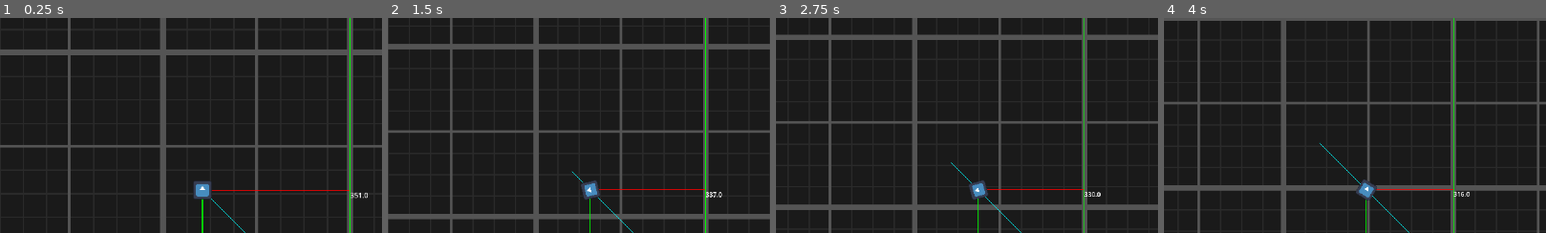
Above: before the commit, frames 1-4 (left to right).
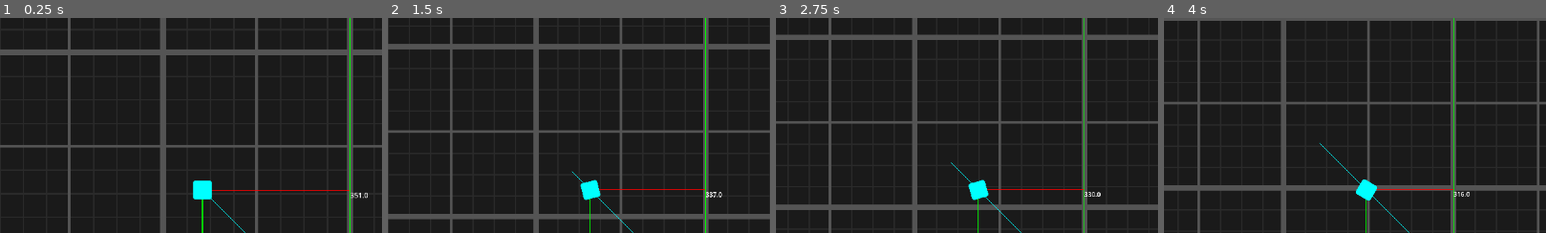
Above: after the commit, the same moments.

Repository: boiiiiiiiii12355/graph-combat
Game: Godot game, scene res://Scenes/game.tscn
The game is run twice, just before and just after one commit, with the same random seed, the same clock (stepped at 60 frames per second) and the same inputs. The engine's default icon, where the game draws it, is replaced by a stand-in: a white triangle on a blue panel in a dark square.
Inputs (mouse positions are % of the whole screen's width and height, from its top left):
- Up to frame 1 (0.25 s): no input
- Up to frame 2 (1.5 s): click "move along graph (debug)" at 0.5 s; click "move along graph (debug)" at 1.25 s
- Up to frame 3 (2.75 s): click "move along graph (debug)" at 2 s
- Up to frame 4 (4 s): tap Enter at 2.75 s; move the mouse to (72, 45) at 2.77 s; tap Mouse wheel down (zoom in) at 2.85 s; tap Space at 3.5 s; move the mouse to (30, 55) at 3.52 s; tap Mouse wheel up (zoom out) at 3.6 s
The pictures show only the part of the screen within x 24-74%, y 10-60%; the shares and areas given below are measured in that part.

The runs differ from the first frame. In frame 1, 0.4% of the frame differs, in the area x 50-56%, y 75-85%; in frame 2, 0.4%; in frame 3, 0.4%; in frame 4, 0.4%.

Commit message:
Update player.tscn and camera_ctrl.gd

Diff:
--- a/Scenes/player.tscn
+++ b/Scenes/player.tscn
@@ -23,6 +23,7 @@
 graph = NodePath("Rulers/graph")
 
 [node name="Icon" type="Sprite2D" parent="."]
+modulate = Color(0, 18.892157, 18.892157, 1)
 scale = Vector2(0.1, 0.1)
 texture = ExtResource("1_v0iea")
 
